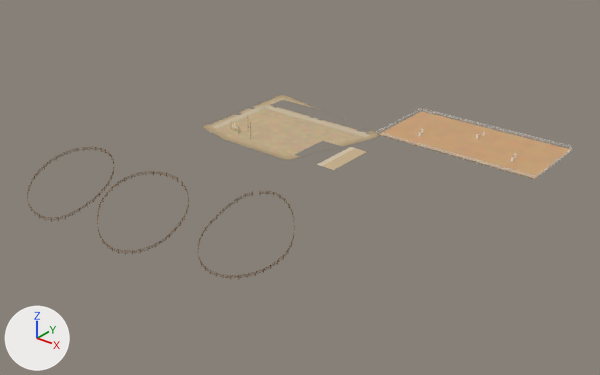
Two versions of the glTF model games/yorimichi/assets/belmonte/meshes/SM_BM_BE_3_Grounds.glb, one commit apart.
Camera for both pictures: a 50 mm lens placed at (183.6, -217.2, 113.2), pointed at (22.4, -15.7, -11.7). Every picture has the same lights, and +X, +Y and +Z are marked at lower left. The older version comes first. Vertices at exactly the same position are counted once.

Script lines for the objects in view, before the commit:
```python
me_sm_be_3_grounds = bpy.data.meshes.new('SM_BE_3_Grounds')
me_sm_be_3_grounds.from_pydata(...)  # 6252 vertices, 9209 faces; spans x -55.1..92.4, y -79.0..47.4, z -20.9..6.8
# faces by material slot: [168, 7050, 56, 48, 979, 248, 40, 620]
me_sm_be_3_grounds.materials.append(mat_bm_000_m_ashlar_033)
me_sm_be_3_grounds.materials.append(mat_bm_001_m_wood_002)
me_sm_be_3_grounds.materials.append(mat_bm_002_m_cobble_002)
me_sm_be_3_grounds.materials.append(mat_bm_003_m_flag_003)
me_sm_be_3_grounds.materials.append(mat_bm_004_m_gravel_002)
me_sm_be_3_grounds.materials.append(mat_bm_005_m_sand_002)
me_sm_be_3_grounds.materials.append(mat_bm_006_m_iron_026)
me_sm_be_3_grounds.materials.append(mat_bm_007_m_vcol_021)
ob_sm_bm_be_3_grounds = bpy.data.objects.new('SM_BM_BE_3_Grounds', me_sm_be_3_grounds)
ob_sm_bm_be_3_grounds.location = (0.0, 0.0, 0.0)
```
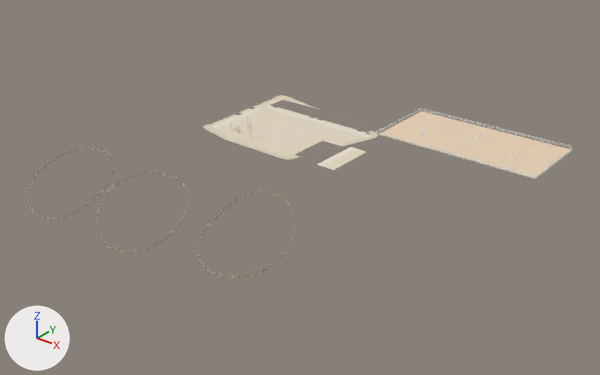
What differs and where, as boxes [x1, y1, x2, y2] in the pictures (600 x 375 px):
```json
{"part": 1, "of": "me_sm_be_3_grounds", "change": "recoloured", "before": [27, 95, 573, 280], "after": [27, 95, 573, 280]}
```

Scene script edits in JSON lines:
```json
{"block": "me_sm_be_3_grounds", "where": "me_sm_be_3_grounds.from_pydata(...)  # 6252 vertices, 9209 faces; spans x -55.1..92.4, y -79.0..47.4, z -20.9..6.8"}
{"block": "me_sm_be_3_grounds", "where": "# used by ob_sm_bm_be_3_grounds; location = (0.0, 0.0, 0.0)"}
{"block": "me_sm_be_3_grounds", "change": "me_sm_be_3_grounds part 1: 9209 faces centred in x -55.1..92.4, y -79.0..47.4, z -20.4..6.8 are repainted in the vertex colours; the middle colour goes from brown #876849 to beige #c0ab92"}
```
